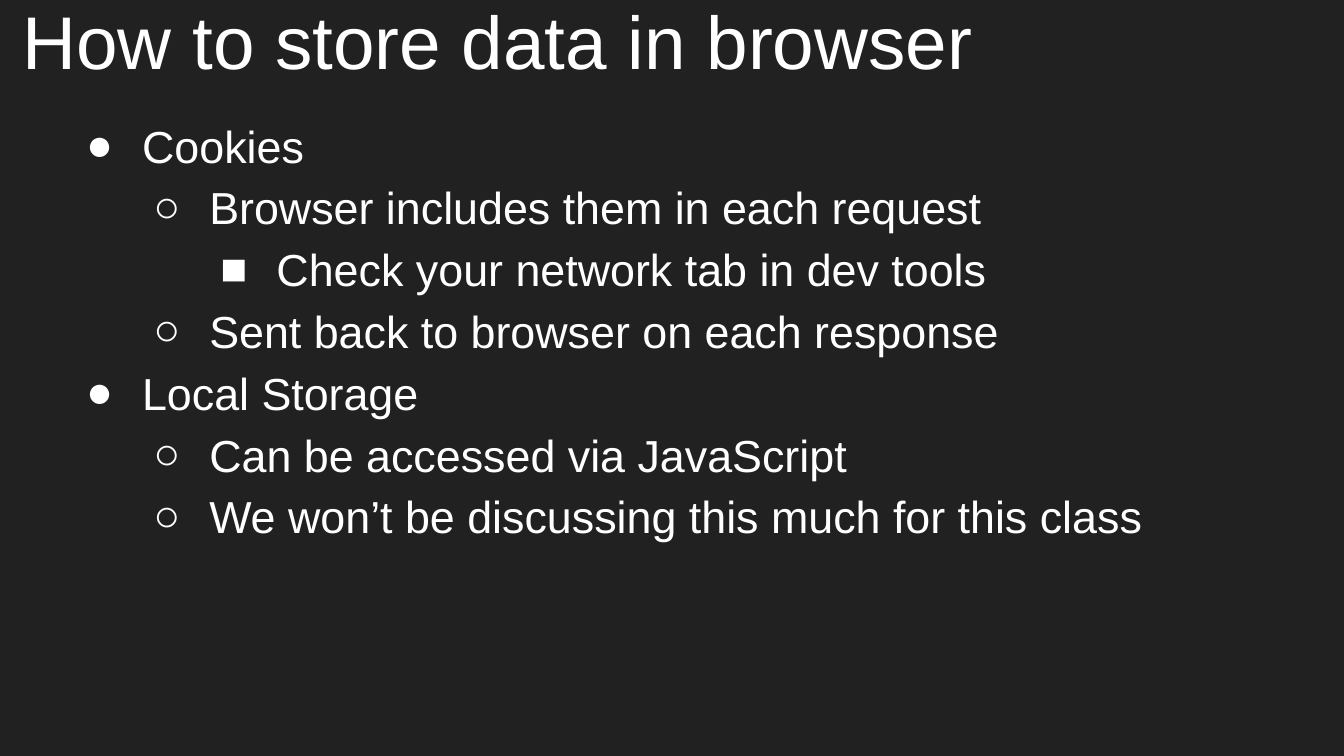
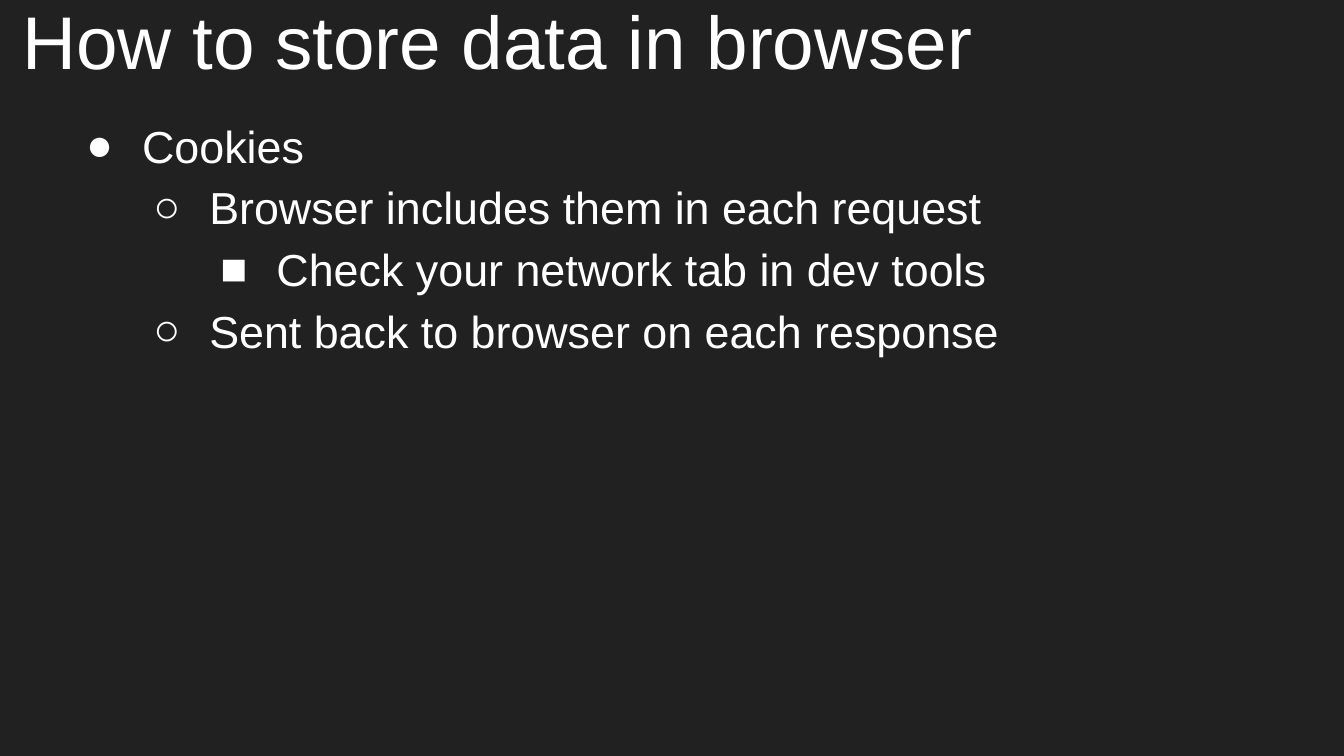
Before and after one commit to aleesham/lc101-unit2, a slide deck: slide 7 of slides/Unit 2 - LC 101 - Class 10.pptx (slide 3 before the commit). Drawn at 1344x756 pixels with LibreOffice and Linux fonts; fonts in the diff are those of the drawing. Boxes give left, top, right and bottom in pixels: in the first picture for what was removed or moved away, otherwise in the second. Text is boxed around its words. In the diff, an @@ line names an element or a change of style, - is before the commit and + after.

```diff
--- a/slides/Unit 2 - LC 101 - Class 10.pptx
+++ b/slides/Unit 2 - LC 101 - Class 10.pptx
@@ text at (142,377,1142,542): paragraphs removed @@
-● Local Storage
-  ○ Can be accessed via JavaScript
-  ○ We won’t be discussing this much for this class
```
Also in this commit, not shown: 1 other slide changed, 6 slides added, 1 other file.
